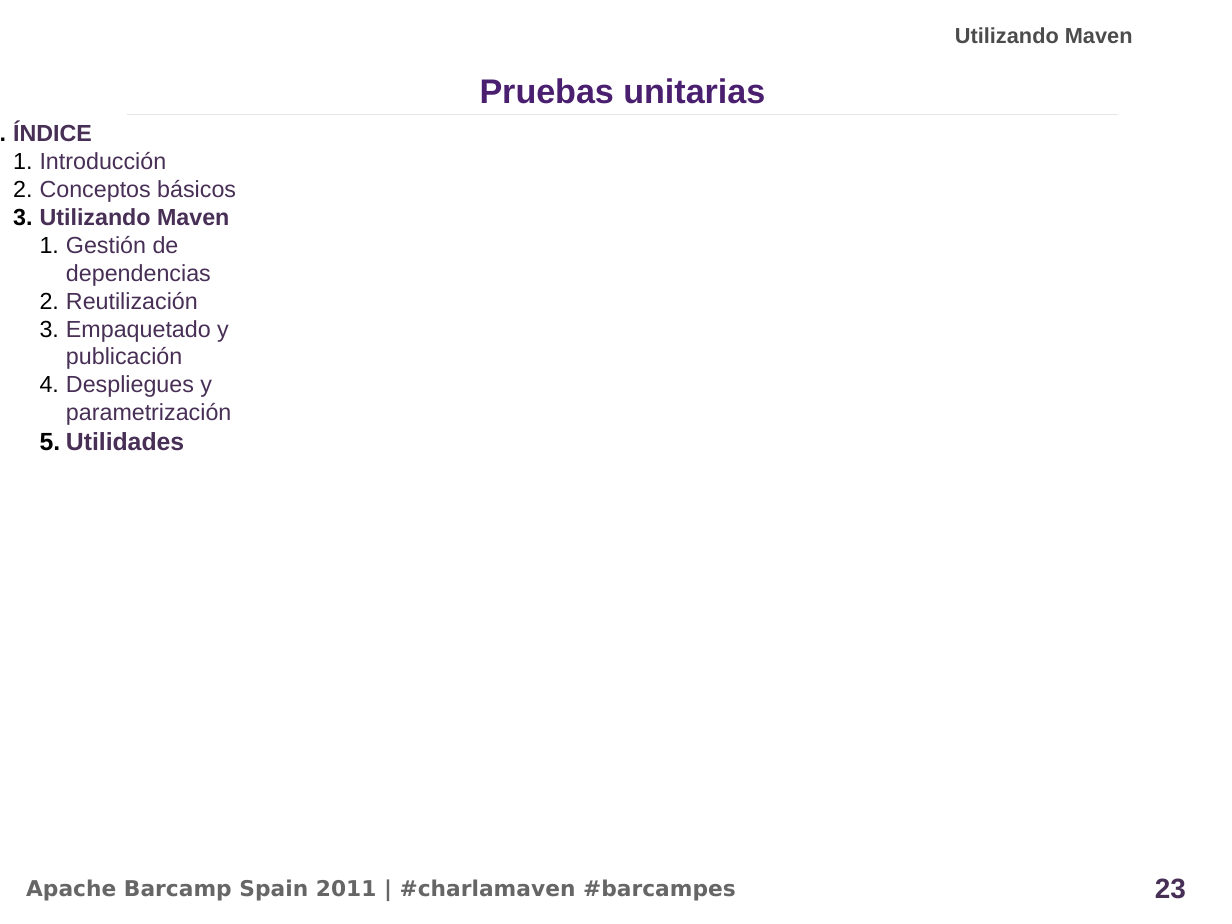
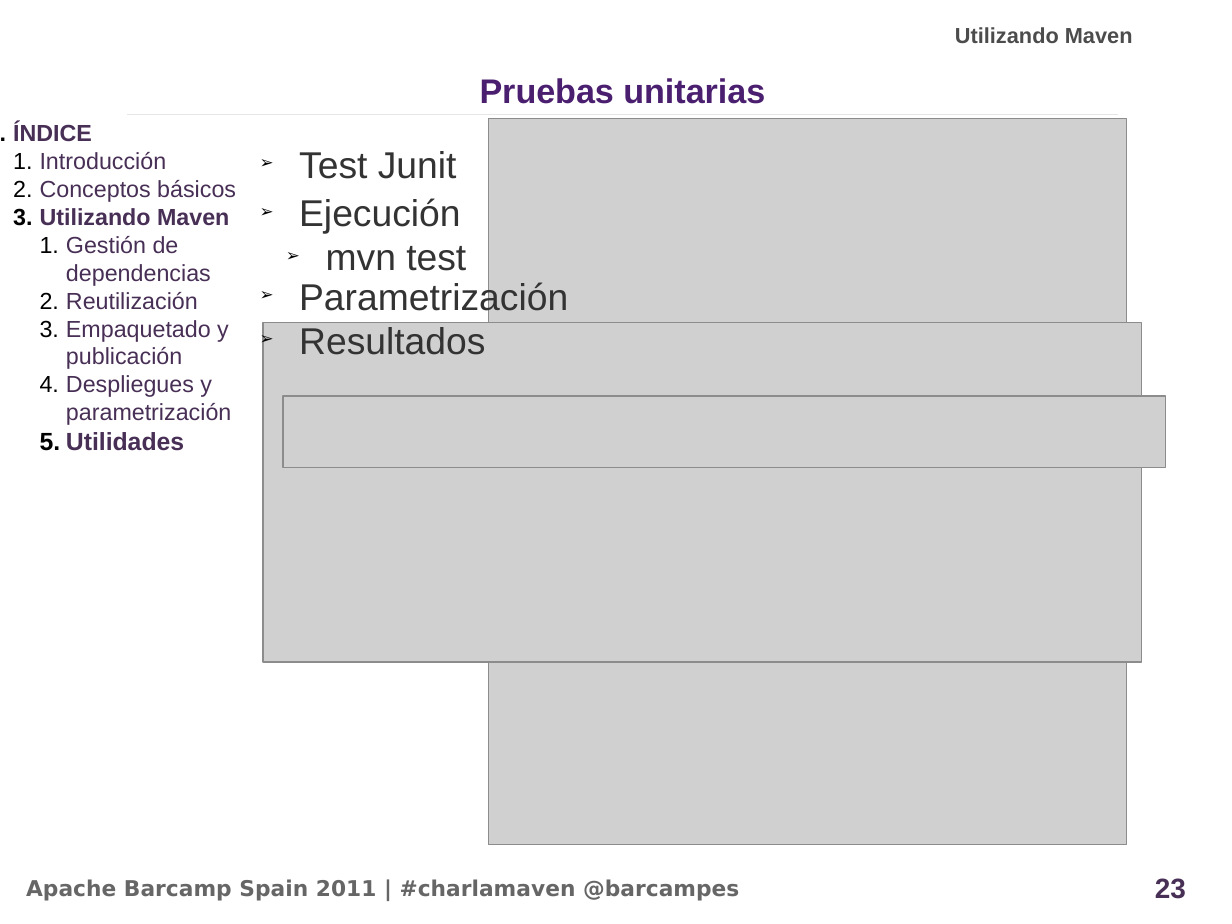
Before and after one commit to alediator/barcamp-maven, a slide deck: slide 23 of doc/slideshare_introduccion.odp. Drawn at 1232x924 pixels with LibreOffice and Linux fonts; fonts in the diff are those of the drawing; grey boxes stand for pictures; background and template pictures are left out. Boxes give left, top, right and bottom in pixels: in the first picture for what was removed or moved away, otherwise in the second. Text is boxed around its words. In the diff, an @@ line names an element or a change of style, - is before the commit and + after.

Commit message:
Utilidades: test

```diff
--- a/doc/slideshare_introduccion.odp
+++ b/doc/slideshare_introduccion.odp
@@ picture added at (489,119,1127,845) @@
@@ text added at (299,151,457,179), 24 pt, text #333333 @@
+➢ Test Junit
@@ text added at (299,198,460,234), 24 pt, text #333333 @@
+➢ Ejecución
@@ text added at (326,246,466,271), 24 pt, text #333333 @@
+➢ mvn test
@@ text added at (299,280,568,317), 24 pt, text #333333 @@
+➢ Parametrización
@@ picture added at (263,322,1141,662) @@
@@ text added at (299,327,485,355), 24 pt, text #333333 @@
+➢ Resultados
@@ picture added at (283,396,1166,467) @@
@@ text at (26,879,739,901): text changed @@
-Apache Barcamp Spain 2011 | #charlamaven #barcampes
+Apache Barcamp Spain 2011 | #charlamaven @barcampes
```
Also in this commit, not shown: 25 other slides changed, 3 other files.
